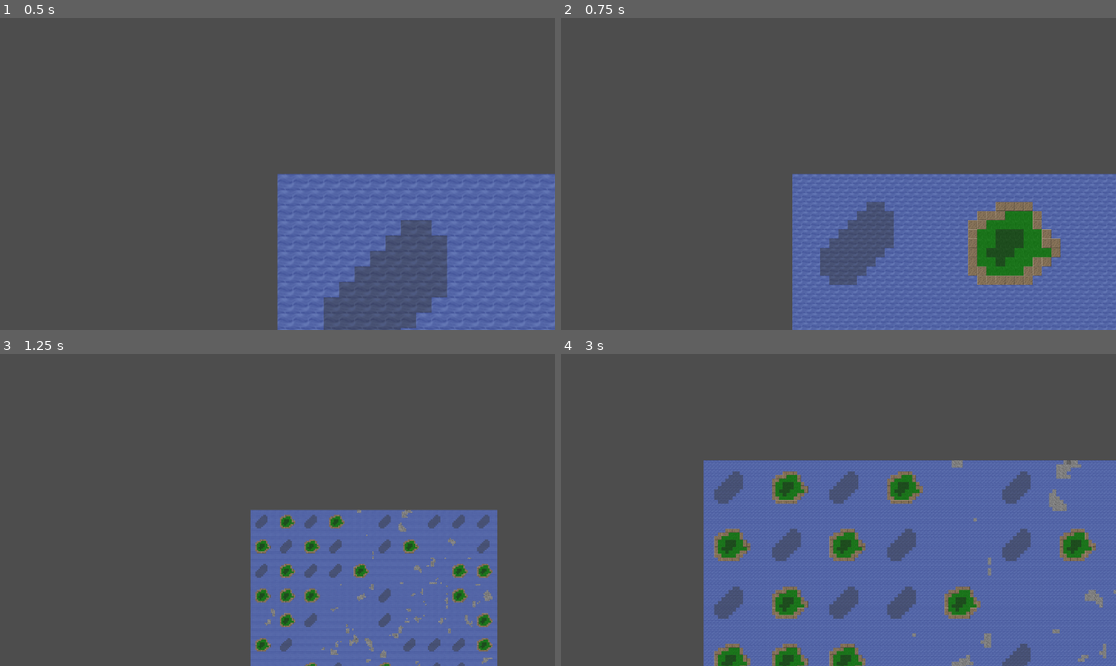
Above: before the commit, frames 1-4 (two rows, left to right).
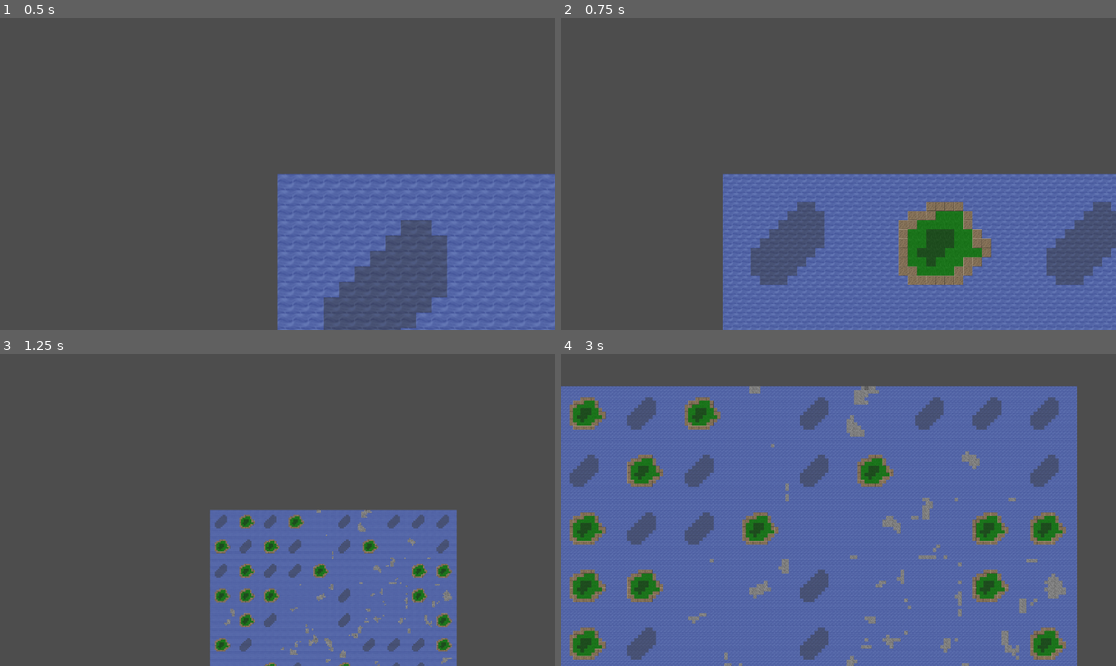
Above: after the commit, the same moments.

Repository: KN-Neuron/Neurogaming-wdrozenie-2026
Game: Godot game, scene res://World/Terrain/TerrainGenerator.tscn
The game is run twice, just before and just after one commit, with the same random seed, the same clock (stepped at 60 frames per second) and the same inputs. The project has no main scene, so this scene is started directly.
Inputs:
- Up to frame 1 (0.5 s): no input
- Up to frame 2 (0.75 s): tap Enter at 0.5 s; hold Right (ui_right) from 0.53 s (still down); hold E from 0.53 s (still down)
- Up to frame 3 (1.25 s): keep holding Right (ui_right); keep holding E
- Up to frame 4 (3 s): release Right (ui_right) at 1.28 s; release E at 1.28 s; hold Down (ui_down) 1.28-2.03 s; tap Q at 1.35, 2.85 s; hold Right (ui_right) 2.03-2.78 s; hold E 2.03-2.78 s; hold Up (ui_up) from 2.78 s (still down)

Frame 1 is identical in both runs. In frame 2, 18% of the frame differs, in the area x 29-100%, y 49-100%; in frame 3, 12%; in frame 4, 58%, in the area x 0-100%, y 10-100%.

Commit message:
Increase debug camera speed

Diff:
--- a/neuroship/World/Terrain/debug_camera.gd
+++ b/neuroship/World/Terrain/debug_camera.gd
@@ -1,6 +1,6 @@
 extends Camera2D
 
-@export var speed: float = 800.0
+@export var speed: float = 2000.0
 @export var zoom_speed: float = 2.0
 
 func _process(delta: float) -> void:
